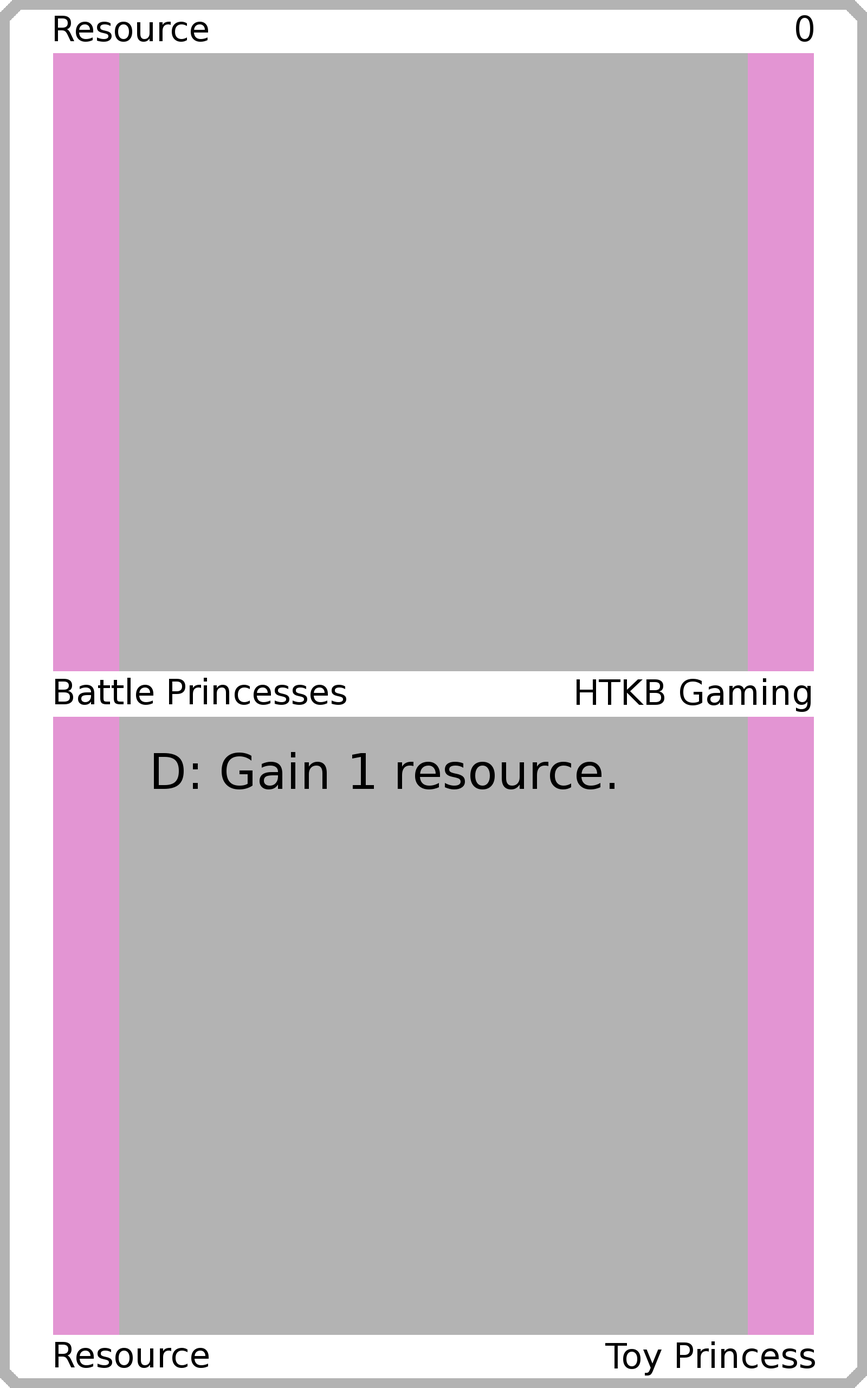
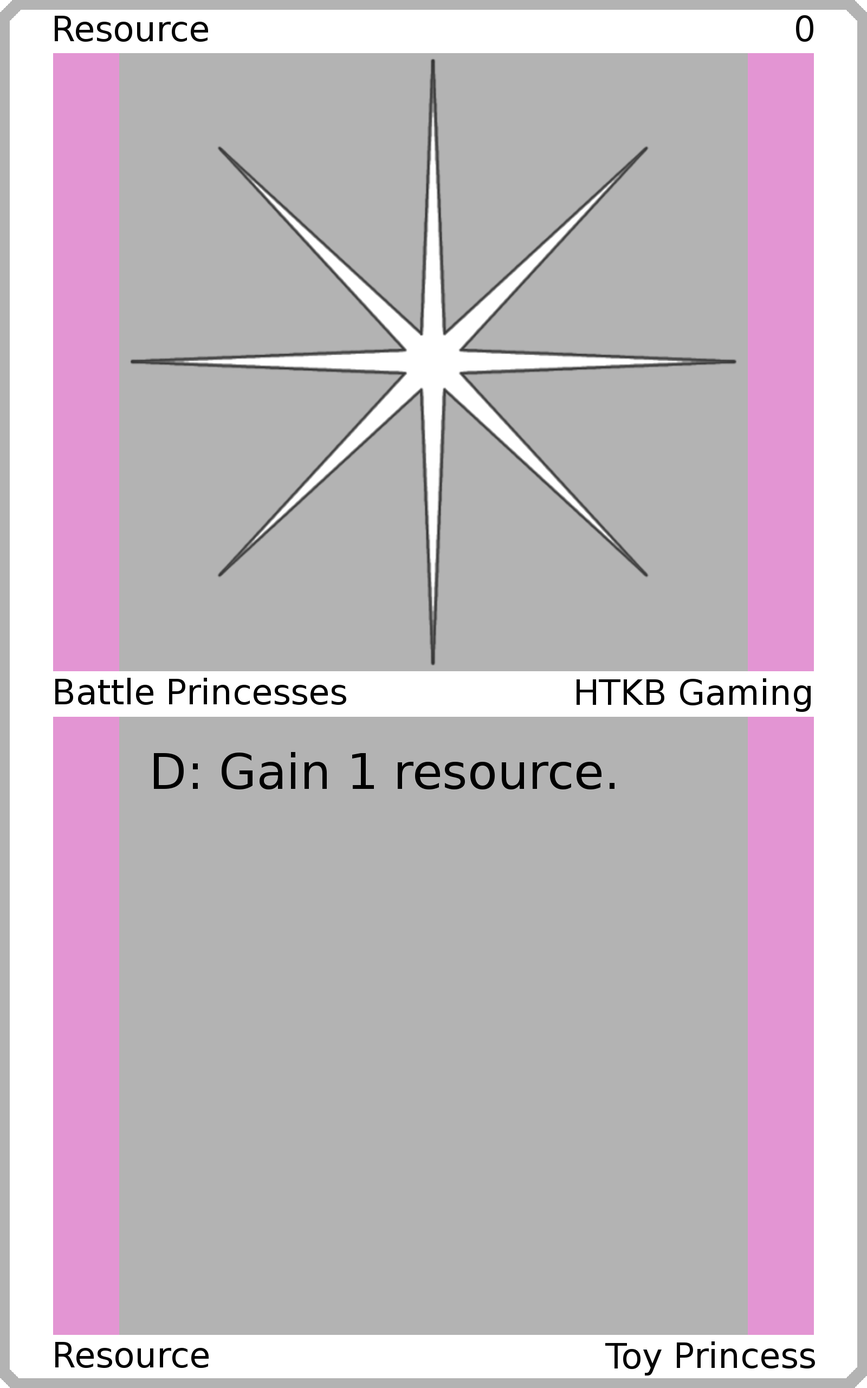
Revision of a layered 867 x 1388 image; what changed, layer by layer:
added layer "Art" above "Top Background" over [129, 57, 738, 666]
